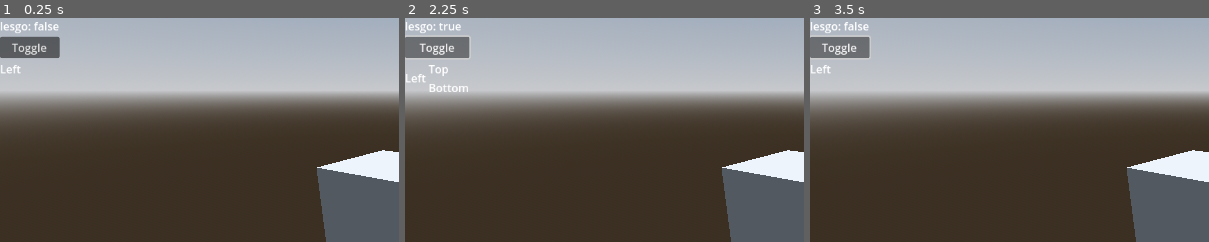
Above: before the commit, frames 1-3 (left to right).
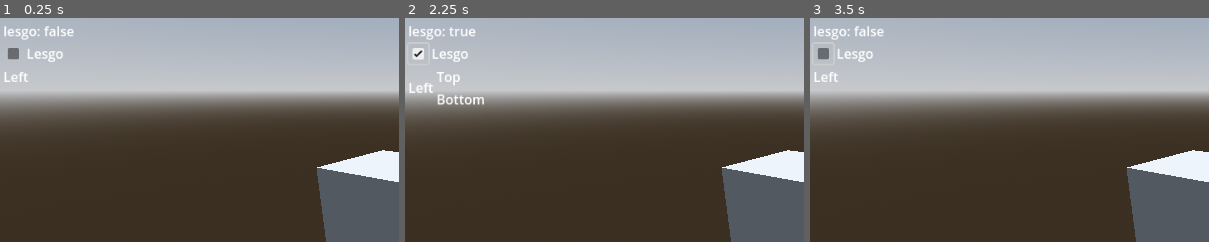
Above: after the commit, the same moments.

Repository: VojtaStruhar/godot-gdgui
Game: Godot game, scene res://test_world.tscn
Same seed, same stepped clock (60 frames per second), same inputs: the game is played once before the commit and once after it. The project has no main scene, so this scene is started directly.
Inputs (mouse positions are % of the whole screen's width and height, from its top left; square brackets give the same spot before the commit, where the layout moved):
- Up to frame 1 (0.25 s): no input
- Up to frame 2 (2.25 s): click (2, 8) [4, 7] at 0.5 s; click (2, 8) [4, 7] at 1.25 s; click (2, 8) [4, 7] at 2 s
- Up to frame 3 (3.5 s): tap Enter at 2.75 s
The pictures show only the part of the screen within x 0-50%, y 0-50%; the shares and areas given below are measured in that part.

The runs differ from the first frame. In frame 1, 2.0% of the frame differs, in the area x 0-19%, y 1-29%; in frame 2, 2.7%, in the area x 0-20%, y 1-39%; in frame 3, 2.0%.

Commit message:
Added toggle element

Diff:
--- a/GDGui/gdgui.gd
+++ b/GDGui/gdgui.gd
@@ -7,12 +7,15 @@
 var _layout_stack: Array[Container] = []
 
 var __button_presses: Dictionary = {}
+var __checkbox_toggles: Dictionary = {}
 
 func _ready() -> void:
 	_layout_stack = []
 	_call_count_stack = [0]
 
-	self.add_child(_main)
+	var margin = MarginContainer.new()
+	self.add_child(margin)
+	margin.add_child(_main)
 
 
 func _process(_delta: float) -> void:
@@ -29,7 +32,6 @@
 	var button_id = str(_call_count_stack)
 
 	if current is Button:
-		# You should connect the press signal again here, but we don't have that in python
 		current.text = text
 	else:
 		if current != null:
@@ -42,6 +44,25 @@
 
 	_increase_call_count()
 	return __button_presses[button_id] if button_id in __button_presses else false
+
+
+func toggle(text: String, default_value: bool = false) -> bool:
+	var current = _get_current_element()
+	var id = str(_call_count_stack)
+	if current is CheckBox:
+		current.text = text
+	else:
+		if current != null:
+			_remove_current_element()
+
+		var ch = CheckBox.new()
+		ch.text = text
+		ch.button_pressed = default_value
+		ch.toggled.connect(func (toggled): __checkbox_toggles[id] = toggled)
+		_add_element(ch)
+
+	_increase_call_count()
+	return __checkbox_toggles[id] if id in __checkbox_toggles else default_value
 
 
 func label(text: String) -> void:
--- /dev/null
+++ b/GDGui/gdgui_theme.tres
@@ -0,0 +1,7 @@
+[gd_resource type="Theme" format=3 uid="uid://dr6ef83ff1ysj"]
+
+[resource]
+MarginContainer/constants/margin_bottom = 4
+MarginContainer/constants/margin_left = 4
+MarginContainer/constants/margin_right = 4
+MarginContainer/constants/margin_top = 4
--- a/test_world.gd
+++ b/test_world.gd
@@ -8,8 +8,10 @@
 func gui():
 	gdgui.label("lesgo: " + str(lesgo))
 
-	if gdgui.button("Toggle"):
-		lesgo = not lesgo
+	gdgui.begin_horizontal()
+	lesgo = gdgui.toggle("", lesgo)
+	gdgui.label("Lesgo")
+	gdgui.end_horizontal()
 
 
 	gdgui.begin_horizontal()
--- a/test_world.tscn
+++ b/test_world.tscn
@@ -1,7 +1,8 @@
-[gd_scene load_steps=7 format=3 uid="uid://87v3cw0xfifc"]
+[gd_scene load_steps=8 format=3 uid="uid://87v3cw0xfifc"]
 
 [ext_resource type="Script" path="res://test_world.gd" id="1_ibc24"]
 [ext_resource type="Script" path="res://GDGui/gdgui.gd" id="1_nkrm8"]
+[ext_resource type="Theme" uid="uid://dr6ef83ff1ysj" path="res://GDGui/gdgui_theme.tres" id="2_4st0a"]
 
 [sub_resource type="ProceduralSkyMaterial" id="ProceduralSkyMaterial_d56a4"]
 sky_horizon_color = Color(0.64625, 0.65575, 0.67075, 1)
@@ -41,4 +42,6 @@
 anchors_preset = 0
 offset_right = 40.0
 offset_bottom = 40.0
+scale = Vector2(1.2, 1.2)
+theme = ExtResource("2_4st0a")
 script = ExtResource("1_nkrm8")
